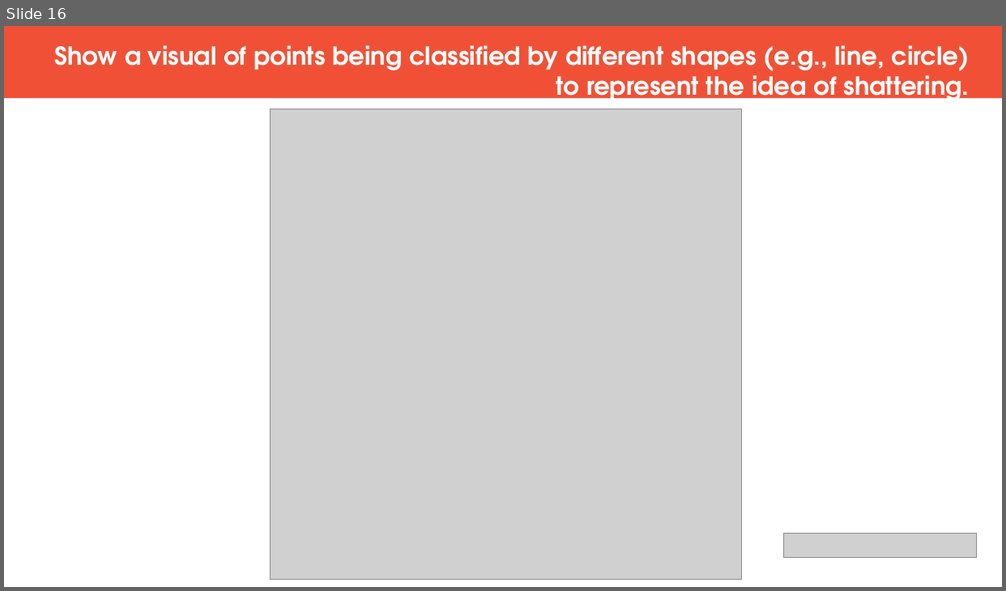
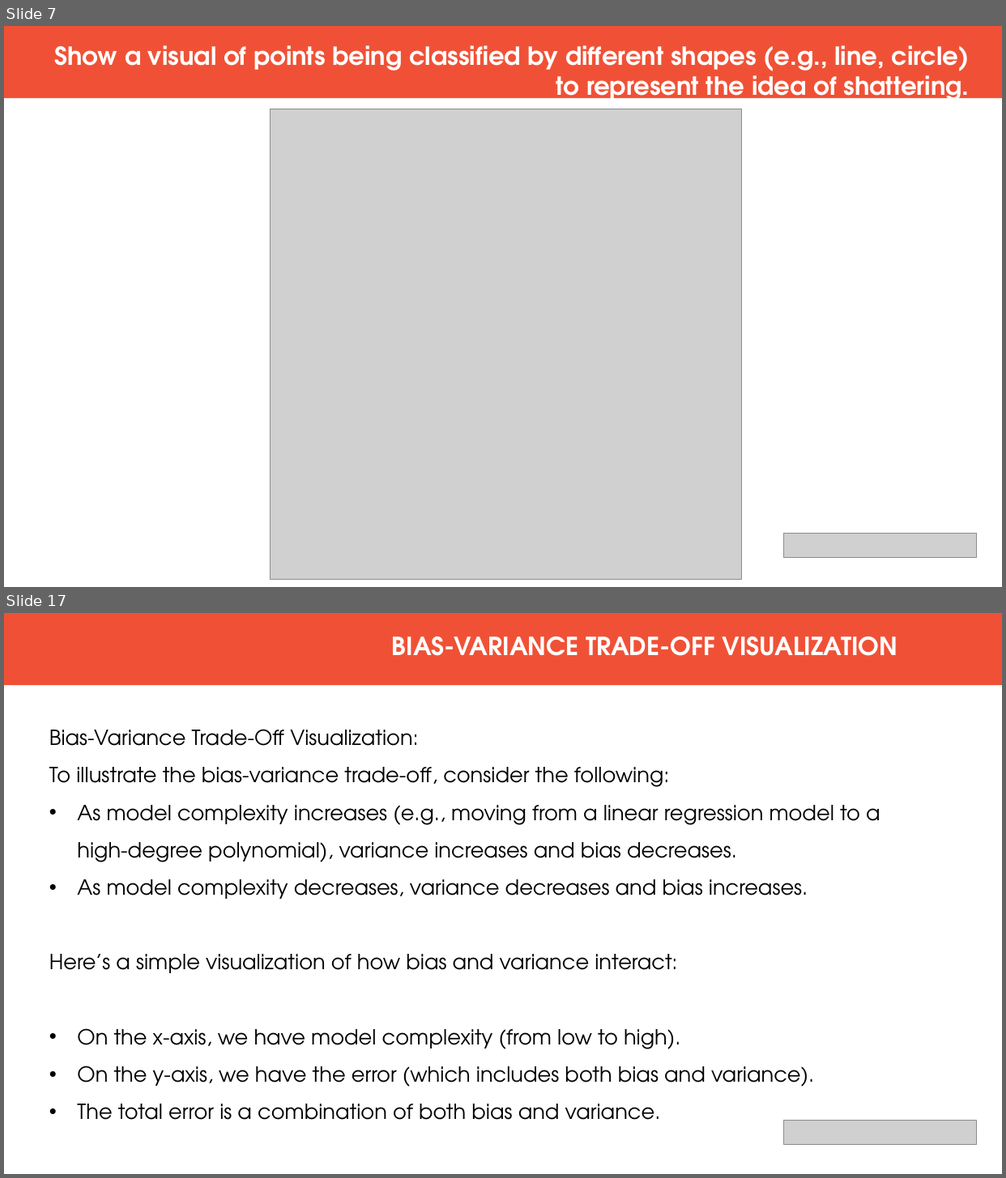
Before and after one commit to prabhaadevi123/IT-FACEPREP, a slide deck: MACHINE LEARNING PPT.pptx. Shown one above the other, each under a label of ours: slide 16 before the commit, slides 7 and 17 after it; the slides between them are not shown. The pictures are 1006x591 and 1006x1178 pixels, drawn with LibreOffice and Linux fonts; fonts in the diff are those of the drawing; grey boxes stand for pictures. Boxes give left, top, right and bottom in pixels: in the first picture for what was removed or moved away, otherwise in the second. Text is boxed around its words. In the diff, an @@ line names an element or a change of style, - is before the commit and + after.

```diff
--- a/MACHINE LEARNING PPT.pptx
+++ b/MACHINE LEARNING PPT.pptx
@@ slide 17 added at <box>4,613,1002,1174</box>, background #FFFFFF @@
@@ rectangle added at <box>4,613,1002,686</box>, fill #F05136 @@
@@ text added at <box>392,636,898,656</box>, 24 pt, text #FFFFFF, bold @@
+BIAS-VARIANCE TRADE-OFF VISUALIZATION
@@ text added at <box>49,729,880,1120</box>, 20 pt, text #000000 @@
+Bias-Variance Trade-Off Visualization:
+To illustrate the bias-variance trade-off, consider the following:
+• As model complexity increases (e.g., moving from a linear regression model to a high-degree polynomial), variance increases and bias decreases.
+• As model complexity decreases, variance decreases and bias increases.
+Here’s a simple visualization of how bias and variance interact:
+• On the x-axis, we have model complexity (from low to high).
+• On the y-axis, we have the error (which includes both bias and variance).
+• The total error is a combination of both bias and variance.
@@ picture added at <box>784,1121,978,1145</box> @@
@@ what was slide 16 is now slide 7 @@
```
Also in this commit, not shown: 4 slides changed, 10 other slides added, 9 slides removed.
